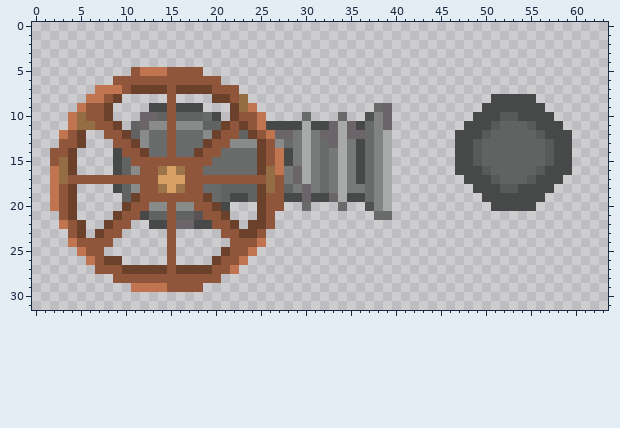
Pixel-art file -- Assets/Sprites/Aseprite/cannon.aseprite. The first picture shows the starting point.
64x32 pixels, 1 frame. Colours within 5 levels of each other are drawn and written as one.
The result:
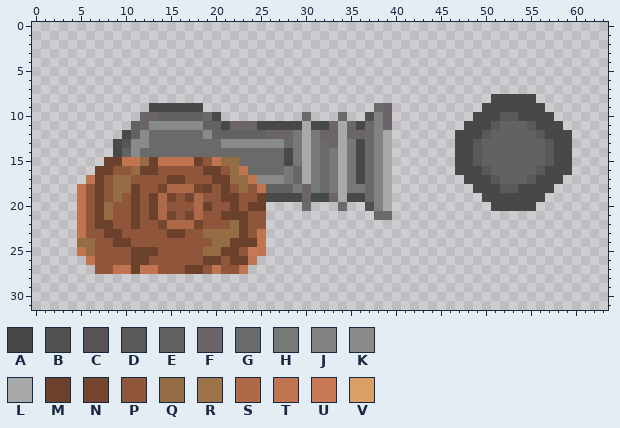
Palette (. is transparent): A #474848  B #505151  C #595356  D #585959  E #616262  F #6b6468  G #696a6a  H #777979  J #818282  K #898b8b  L #a8aaaa  M #6b412c  N #744630  P #8f563b  Q #946d45  R #9d734a  S #ae6948  T #c0744f  U #c97953  V #d9a066
What changed:
layer "Layer 1" now hidden
layer "Layer 3" added
Changed rows in their new state; - is an unchanged pixel.
first column x 2:
 5 ---------........---------
 6 -------............-------
 7 -----................-----
 8 ----....-----.----....----
 9 ---....------A------...---
10 --.....------E------....--
11 --......-----K-----AFFFA--
12 -...--..A----G----EEE-EEF-
13 -...---ACK---G---GGK---KK-
14 ...-----EKG--G--GGG----GGG
15 ...---MMTTQMTTTTM-TQQ--GGG
16 ...--MMPPQMMPPP--MMPQT-GGG
17 ....TM-QQ---PMM---MMQQTKKK
18 ...TPMPQQM--NSSSNMPMPQPTEE
19 ...TPMPQP--MSN-NSPPMMPP-AA
20 ...TPMQPPM-MS-PPSMPPMPM-..
21 -..TPMQP-MPMSNPNS---MMPP.-
22 -..TPM---MPPNSSSNP--QMPP.-
23 --.TPPMMPPPPPMMPPQQQQ-PT--
24 --.QQ--MMPPPP-PPPPQQMMM---
25 ----Q-PPPMMMP-PPPQQ-M-UT--
26 ------PPPMMPP-PPPM--MMT---
27 -------TT-TTP-P--PT-PT----
28 -------............-------
29 ---------........---------
Pixel boxes of the changes (left, top, right, bottom) in both pictures:
changed: (50, 67, 284, 292)
